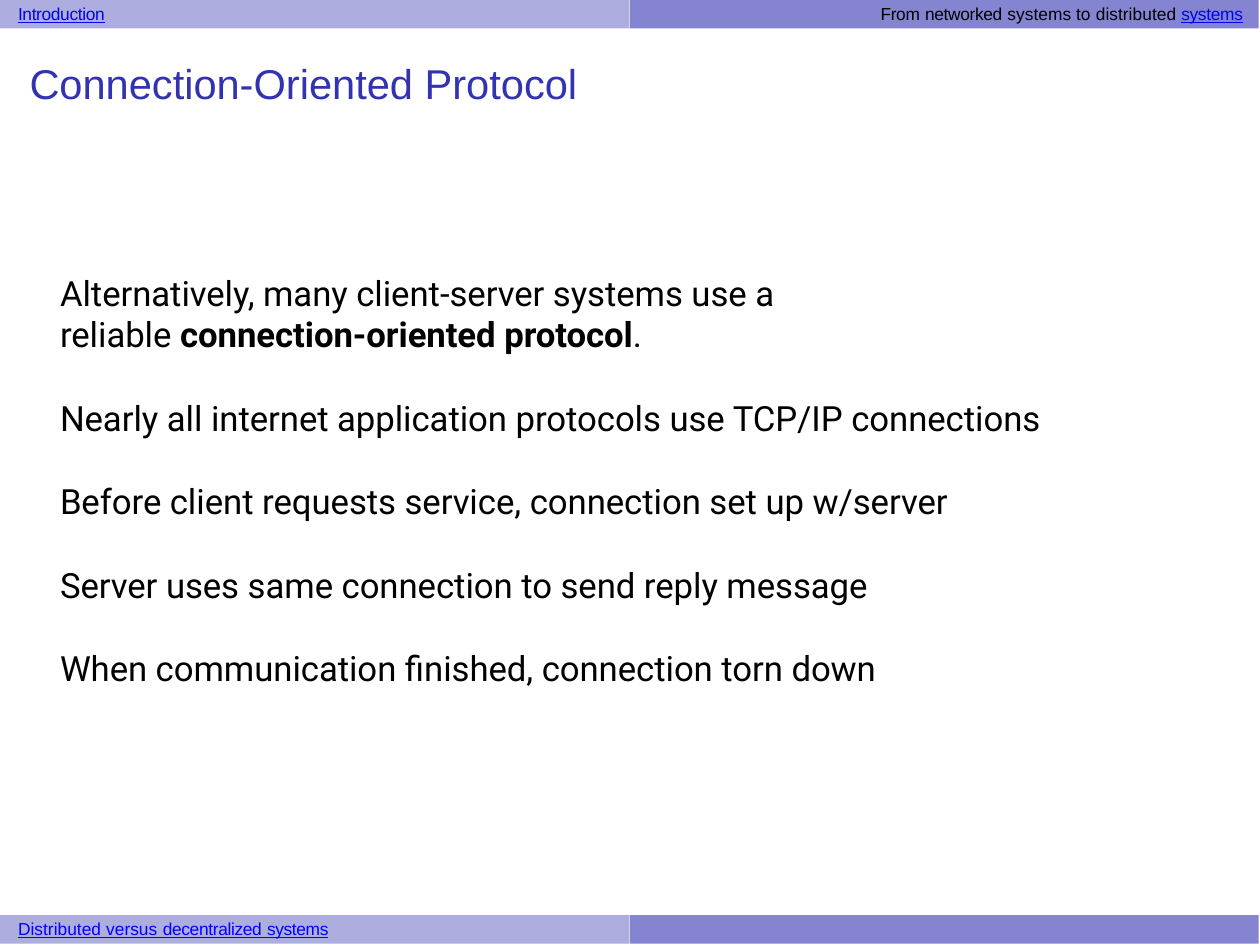
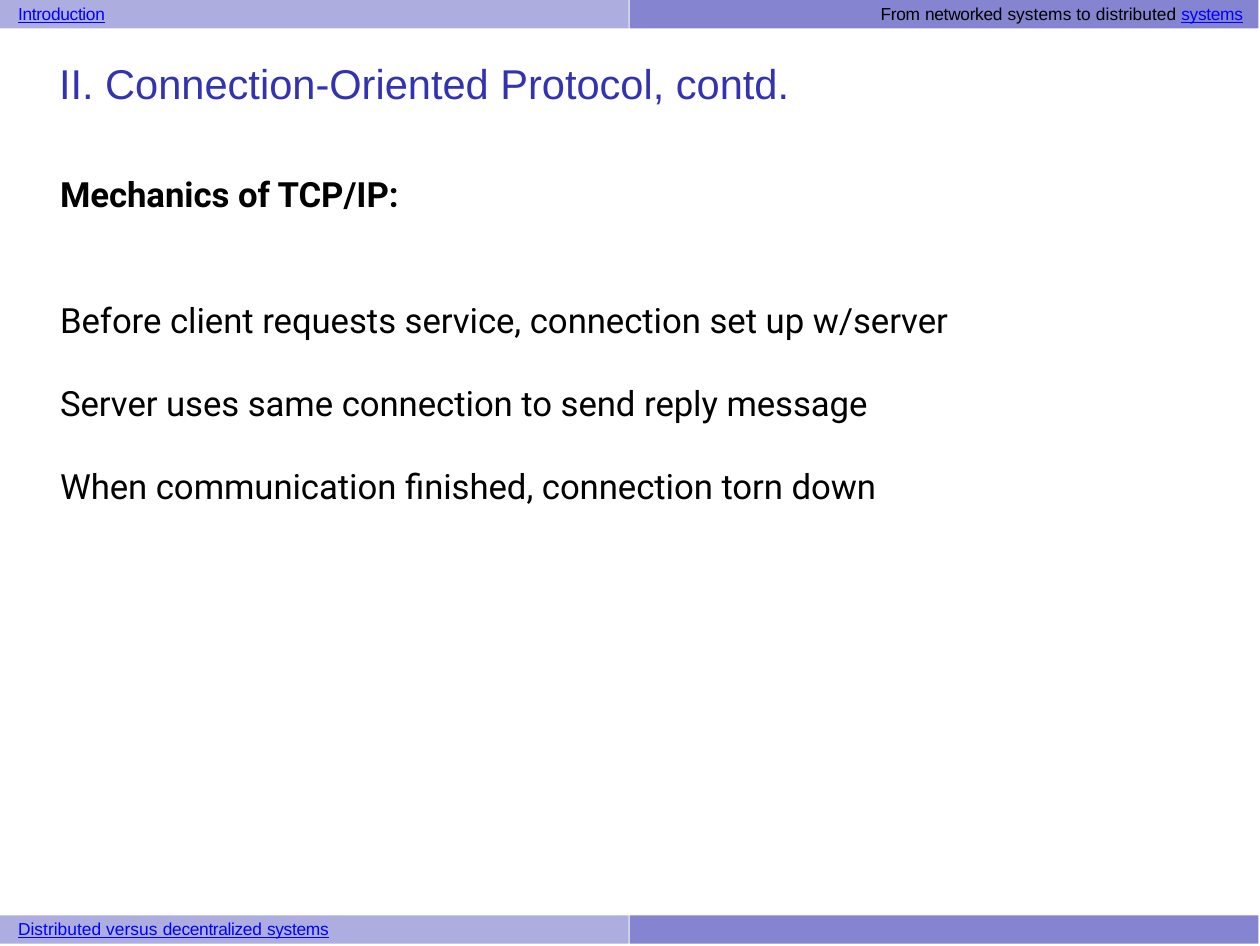
Before and after one commit to UVADS/distributed_computing, a slide deck: slide 9 of 03_dataframes_and_spark_sql/system_architecture_examples.pptx (slide 6 before the commit). Drawn at 1260x946 pixels with LibreOffice and Linux fonts; fonts in the diff are those of the drawing. Boxes give left, top, right and bottom in pixels: in the first picture for what was removed or moved away, otherwise in the second. Text is boxed around its words. In the diff, an @@ line names an element or a change of style, - is before the commit and + after.

```diff
--- a/03_dataframes_and_spark_sql/system_architecture_examples.pptx
+++ b/03_dataframes_and_spark_sql/system_architecture_examples.pptx
@@ title at (x1=59, y1=69, x2=789, y2=105): text changed @@
-Connection-Oriented Protocol
+II. Connection-Oriented Protocol, contd.
@@ text "Mechanics of TCP/IP:" moved from (x1=60, y1=280, x2=1040, y2=686) to (x1=60, y1=180, x2=948, y2=504) @@
@@ text at (x1=60, y1=180, x2=399, y2=209): text changed; bold on @@
-Alternatively, many client-server systems use a
-reliable connection-oriented protocol.
-Nearly all internet application protocols use TCP/IP connections
+Mechanics of TCP/IP:
```
Also in this commit, not shown: 6 other slides changed, 14 slides added.
